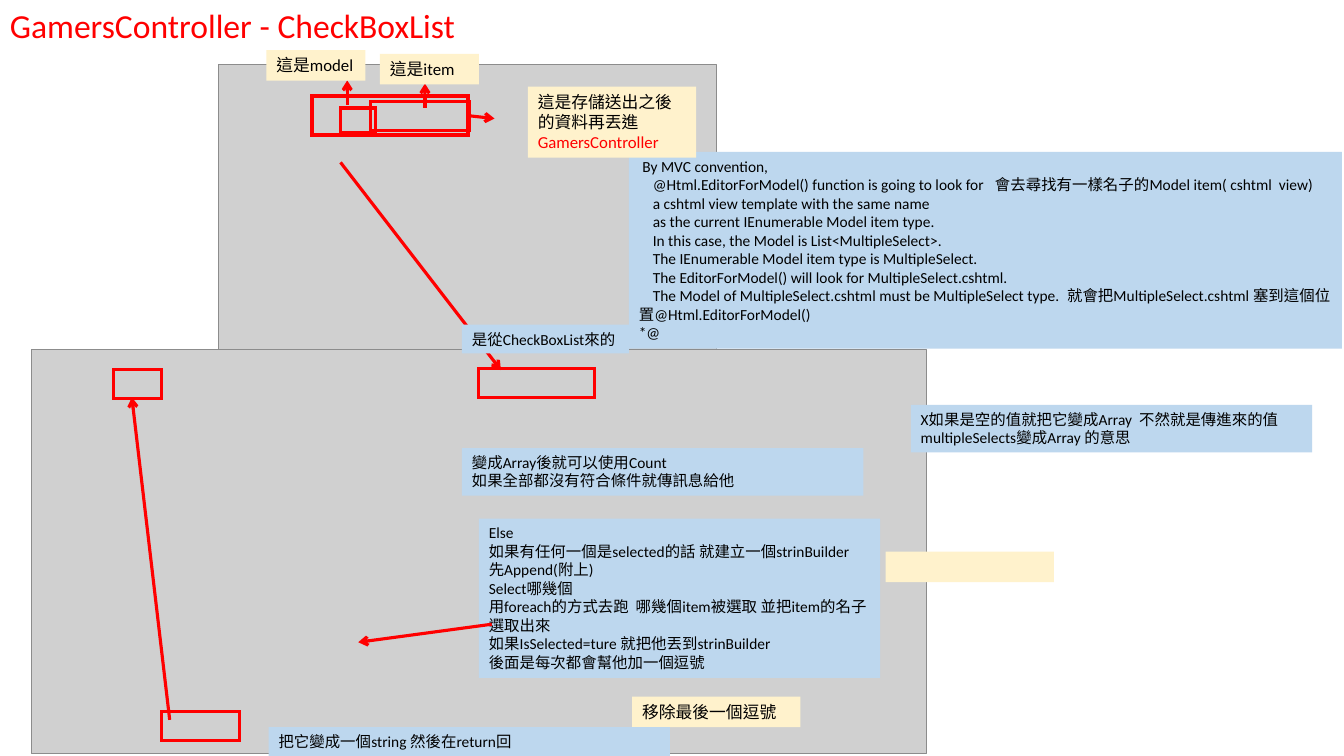
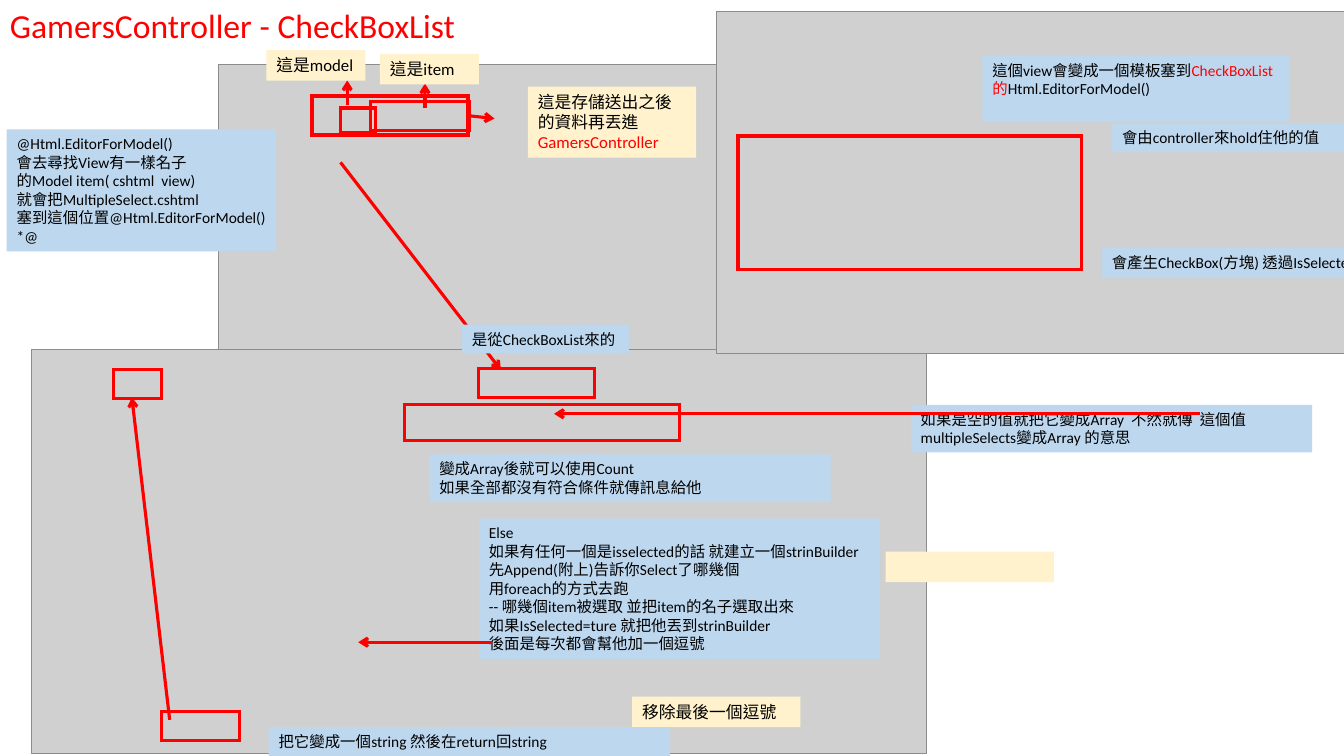
Before and after one commit to f85084/MVC, a slide deck: slide 41 of 筆記.pptx (slide 43 before the commit). Drawn at 1344x756 pixels with LibreOffice and Linux fonts; fonts in the diff are those of the drawing; grey boxes stand for pictures. Boxes give left, top, right and bottom in pixels: in the first picture for what was removed or moved away, otherwise in the second. Text is boxed around its words. In the diff, an @@ line names an element or a change of style, - is before the commit and + after.

```diff
--- a/筆記.pptx
+++ b/筆記.pptx
@@ picture added at [717,11,1344,354] @@
@@ rectangle added at [983,55,1291,122], fill #BDD7EE, 11 pt, text #000000 @@
+這個view會變成一個模板塞到CheckBoxList 的Html.EditorForModel()
@@ rectangle "@Html.EditorForModel() 會去尋找View有一樣名子 的Model item( cshtml ...": place and size @@
-rectangle "@Html.EditorForModel() 會去尋找View有一樣名子 的Model item( cshtml ..." at [629,152,1342,349]
+rectangle "@Html.EditorForModel() 會去尋找View有一樣名子 的Model item( cshtml ..." at [7,129,276,251]
@@ text in rectangle at [17,138,266,225]: text changed @@
-By MVC convention,
-@Html.EditorForModel() function is going to look for 會去尋找有一樣名子的Model item( cshtml view)
-a cshtml view template with the same name
-as the current IEnumerable Model item type.
-In this case, the Model is List<MultipleSelect>.
-The IEnumerable Model item type is MultipleSelect.
-The EditorForModel() will look for MultipleSelect.cshtml.
-The Model of MultipleSelect.cshtml must be MultipleSelect type. 就會把MultipleSelect.cshtml 塞到這個位置@Html.EditorForModel()
+@Html.EditorForModel()
+會去尋找View有一樣名子
+的Model item( cshtml view)
+就會把MultipleSelect.cshtml
+塞到這個位置@Html.EditorForModel()
@@ rectangle added at [738,136,1082,270], outline #FF0000 2.25 pt @@
@@ rectangle added at [1112,123,1344,152], fill #BDD7EE, 11 pt, text #000000 @@
+會由controller來hold住他的值
@@ rectangle added at [1102,248,1344,277], fill #BDD7EE, 11 pt, text #000000 @@
+會產生CheckBox(方塊) 透過IsSelected產生
@@ rectangle added at [404,405,680,442], outline #FF0000 2.25 pt @@
@@ arrow added from (1201, 414) to (555, 414), #FF0000 2.25 pt @@
@@ text in rectangle at [921,412,1246,428]: text changed @@
-X如果是空的值就把它變成Array 不然就是傳進來的值
+如果是空的值就把它變成Array 不然就傳 這個值
@@ rectangle "變成Array後就可以使用Count 如果全部都沒有符合條件就傳訊息給他": place and size @@
-rectangle "變成Array後就可以使用Count 如果全部都沒有符合條件就傳訊息給他" at [462,449,863,496]
+rectangle "變成Array後就可以使用Count 如果全部都沒有符合條件就傳訊息給他" at [430,455,831,502]
@@ rectangle "Else 如果有任何一個是isselected的話 就建立一個strinBuilder 先Append(附上)告訴你Se ...": place and size @@
-rectangle "Else 如果有任何一個是isselected的話 就建立一個strinBuilder 先Append(附上)告訴你Se ..." at [479,519,880,679]
+rectangle "Else 如果有任何一個是isselected的話 就建立一個strinBuilder 先Append(附上)告訴你Se ..." at [479,519,880,660]
@@ text in rectangle at [489,527,859,651]: text changed @@
-Else
-如果有任何一個是selected的話 就建立一個strinBuilder
-先Append(附上)
-Select哪幾個
-用foreach的方式去跑 哪幾個item被選取 並把item的名子選取出來
-如果IsSelected=ture 就把他丟到strinBuilder
-後面是每次都會幫他加一個逗號
+Else
+如果有任何一個是isselected的話 就建立一個strinBuilder
+先Append(附上)告訴你Select了哪幾個
+用foreach的方式去跑
+-- 哪幾個item被選取 並把item的名子選取出來
+如果IsSelected=ture 就把他丟到strinBuilder
+後面是每次都會幫他加一個逗號
@@ arrow moved from (492, 624) - (358, 642) to (492, 642) - (358, 642) @@
@@ text in rectangle at [279,734,547,750]: text changed @@
-把它變成一個string 然後在return回
+把它變成一個string 然後在return回string
```
Also in this commit, not shown: 22 other slides changed, 1 slide added, 3 slides removed, 22 other files.
